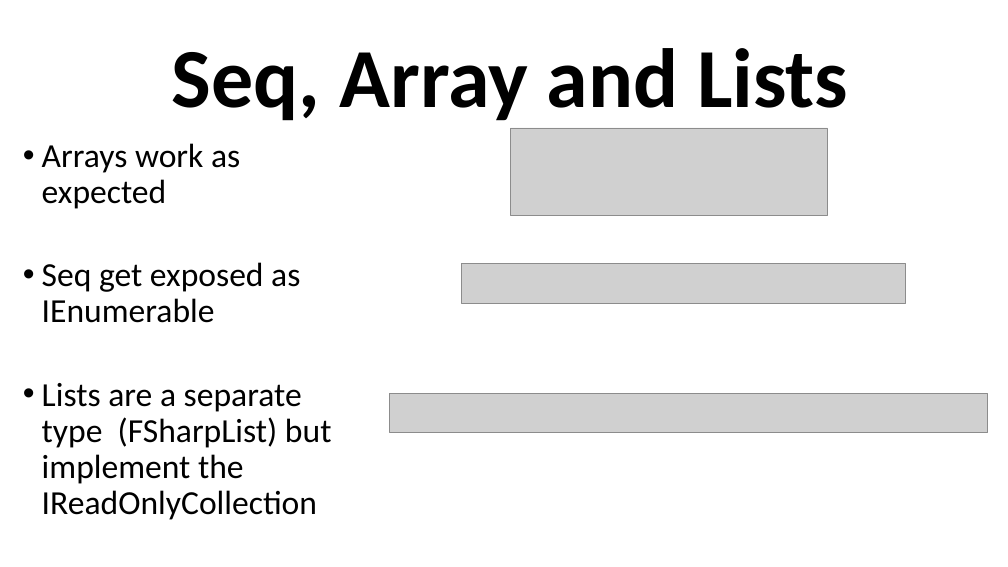
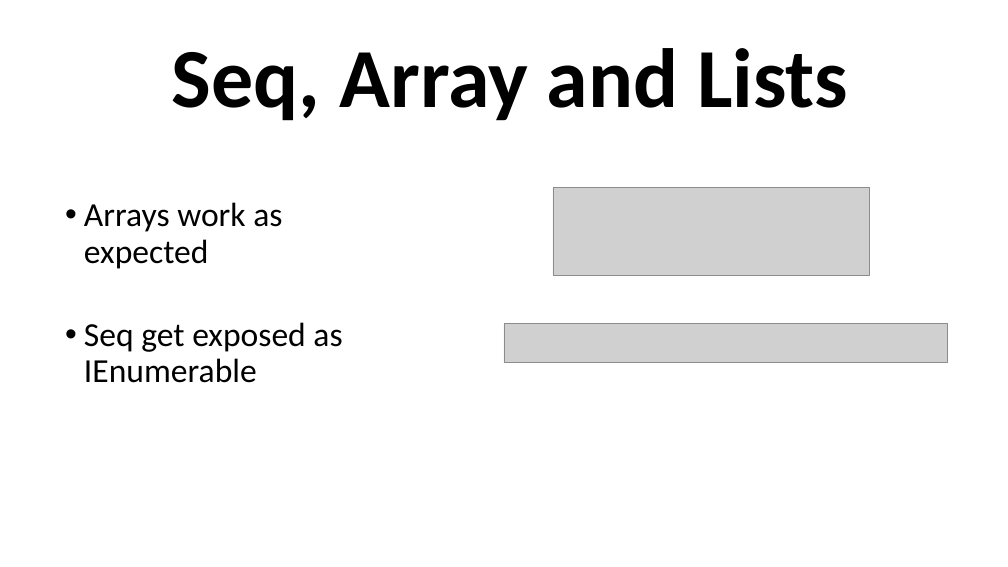
Before and after one commit to grab-a-byte/DotnetInterop, a slide deck: slide 12 of DotnetInteropSlides.pptx. Drawn at 1008x567 pixels with LibreOffice and Linux fonts; fonts in the diff are those of the drawing; grey boxes stand for pictures. Boxes give left, top, right and bottom in pixels: in the first picture for what was removed or moved away, otherwise in the second. Text is boxed around its words. In the diff, an @@ line names an element or a change of style, - is before the commit and + after.

```diff
--- a/DotnetInteropSlides.pptx
+++ b/DotnetInteropSlides.pptx
@@ 2 pictures, 1 text: place and size @@
-2 pictures, 1 text at <box>42,128,906,520</box>
+2 pictures, 1 text at <box>84,188,948,383</box>
@@ text at <box>42,383,332,520</box>: paragraph removed @@
-    • Lists are a separate type (FSharpList) but implement the IReadOnlyCollection
@@ picture removed at <box>390,393,988,433</box> @@
```
Also in this commit, not shown: 1 other slide changed, 5 slides added, 4 other files.
